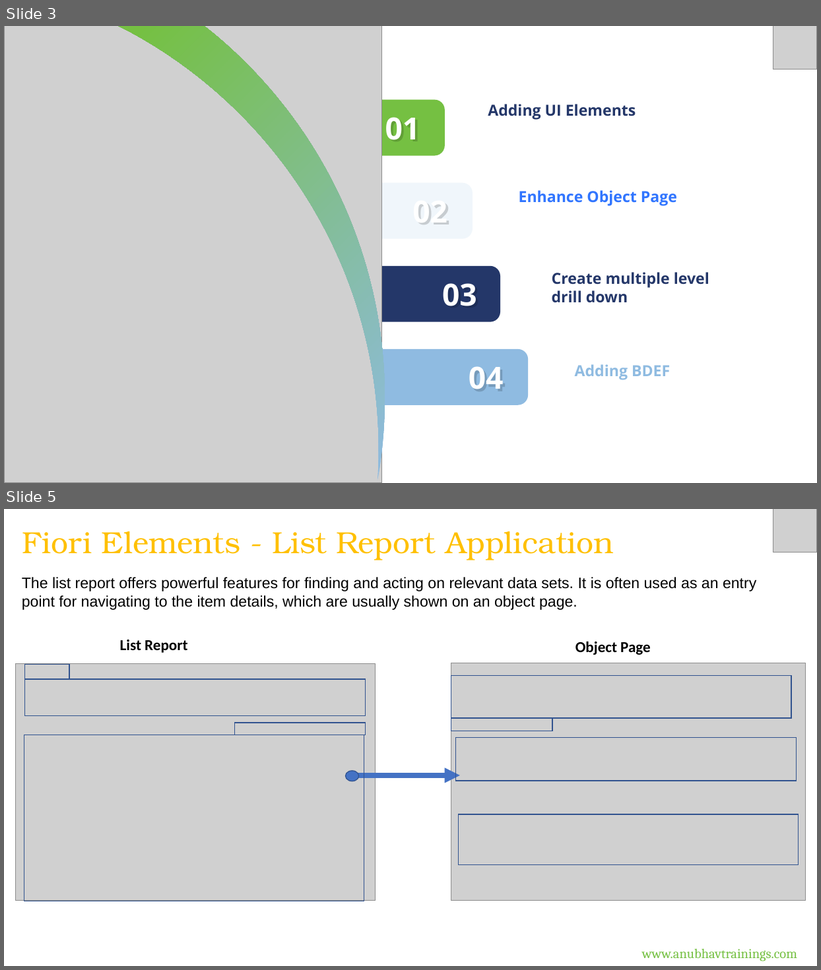
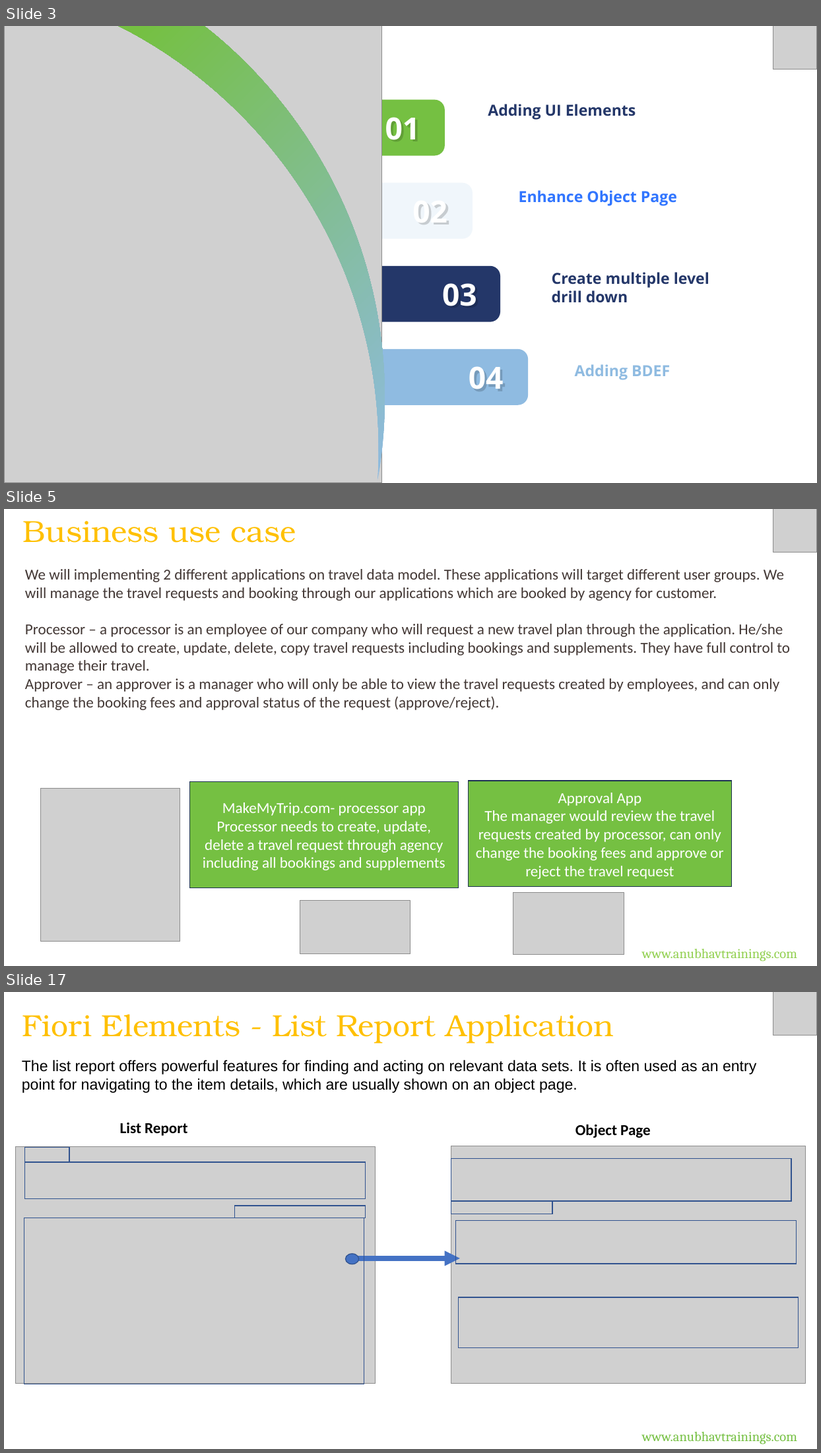
Before and after one commit to soyuztechnologies/RAP_Training_Applied_Materials, a slide deck: Day 6/DAY-6.pptx. Shown one above the other, each under a label of ours: slides 3 and 5 before the commit, slides 3, 5 and 17 after it; the slides between them are not shown. The pictures are 821x970 and 821x1453 pixels, drawn with LibreOffice and Linux fonts; fonts in the diff are those of the drawing; grey boxes stand for pictures. Boxes give left, top, right and bottom in pixels: in the first picture for what was removed or moved away, otherwise in the second. Text is boxed around its words. In the diff, an @@ line names an element or a change of style, - is before the commit and + after.

Commit message:
Auto bot updater RAP Course

```diff
--- a/Day 6/DAY-6.pptx
+++ b/Day 6/DAY-6.pptx
@@ slide 5 added at (x1=4, y1=509, x2=817, y2=966), background #FFFFFF @@
@@ text added at (x1=23, y1=521, x2=296, y2=543), 36 pt, text #FFC000 @@
+Business use case
@@ picture added at (x1=773, y1=509, x2=817, y2=553) @@
@@ text added at (x1=25, y1=569, x2=790, y2=710), 18 pt, text #433835 @@
+We will implementing 2 different applications on travel data model. These applications will target different user groups. We will manage the travel requests and booking through our applications which are booked by agency for customer.
+Processor – a processor is an employee of our company who will request a new travel plan through the application. He/she will be allowed to create, update, delete, copy travel requests including bookings and supplements. They have full control to manage their travel.
+Approver – an approver is a manager who will only be able to view the travel requests created by employees, and can only change the booking fees and approval status of the request (approve/reject).
@@ rectangle added at (x1=189, y1=782, x2=459, y2=889), fill #75C042, outline #1C3052 1 pt, 18 pt, text #FFFFFF @@
+MakeMyTrip.com- processor app
+Processor needs to create, update, delete a travel request through agency including all bookings and supplements
@@ rectangle added at (x1=468, y1=781, x2=732, y2=887), fill #75C042, outline #1C3052 1 pt, 18 pt, text #FFFFFF @@
+Approval App
+The manager would review the travel requests created by processor, can only change the booking fees and approve or reject the travel request
@@ picture added at (x1=40, y1=788, x2=180, y2=942) @@
@@ picture added at (x1=300, y1=901, x2=411, y2=955) @@
@@ picture added at (x1=514, y1=892, x2=624, y2=955) @@
@@ text added at (x1=642, y1=949, x2=797, y2=962), 16 pt, text #92D050 @@
+www.anubhavtrainings.com
@@ what was slide 5 is now slide 17 @@
```
Also in this commit, not shown: 1 slide changed, 11 other slides added, 4 other files.
